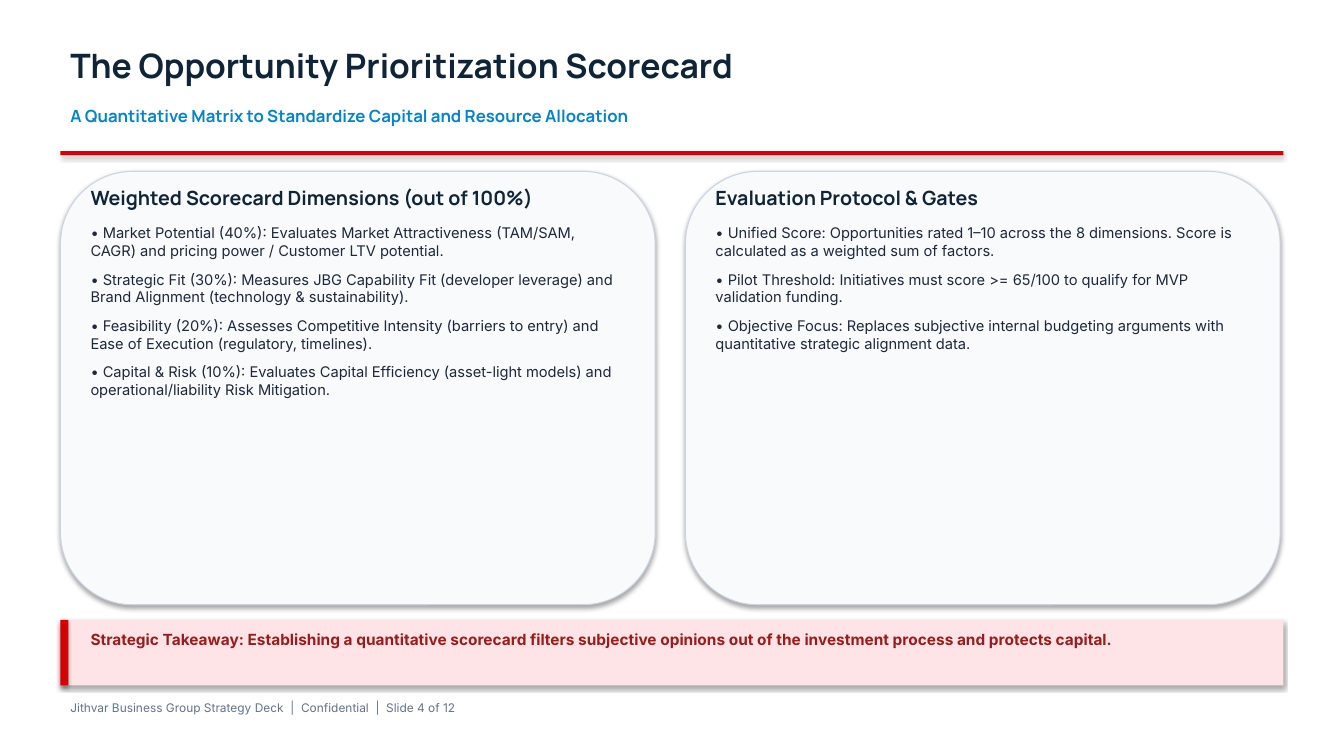
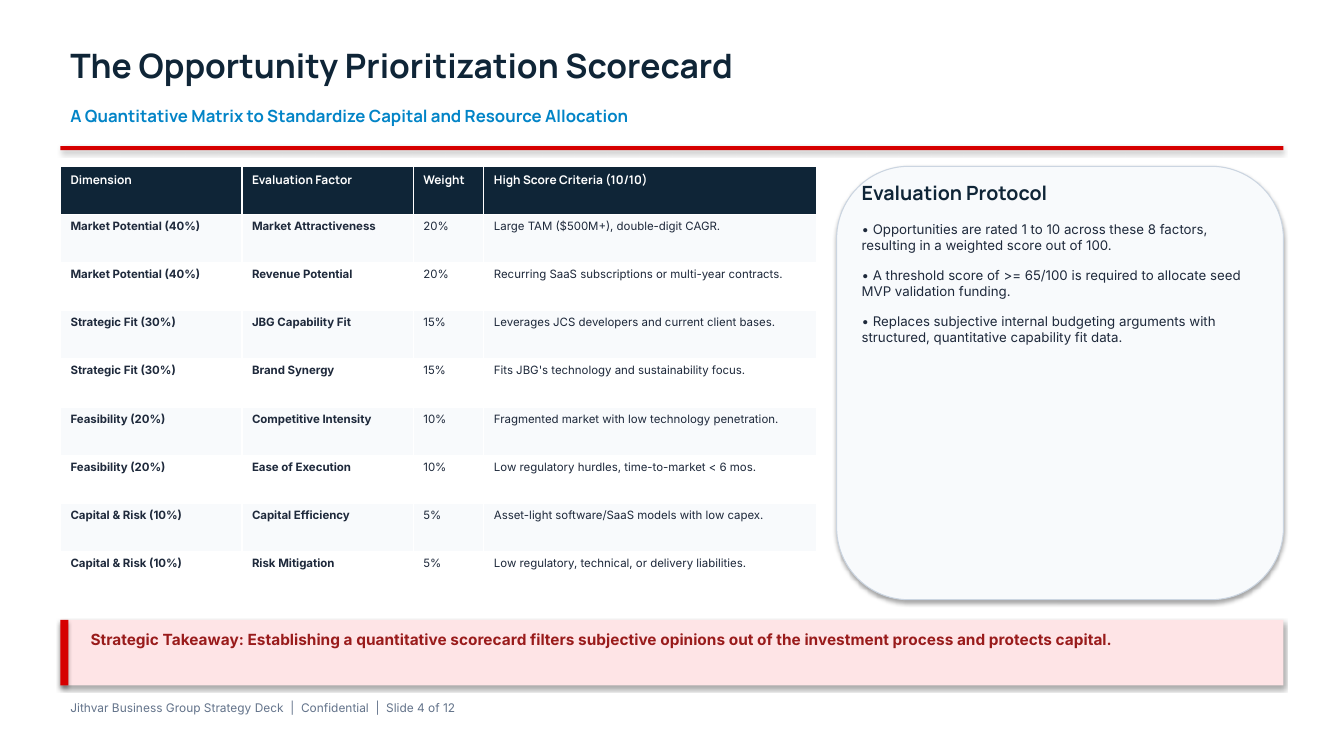
Before and after one commit to parikhniket655/JGB, a slide deck: slide 4 of documents/1_pitch_deck.pptx. Drawn at 1344x756 pixels with LibreOffice and Linux fonts; fonts in the diff are those of the drawing. Boxes give left, top, right and bottom in pixels: in the first picture for what was removed or moved away, otherwise in the second. Text is boxed around its words. In the diff, an @@ line names an element or a change of style, - is before the commit and + after.

Commit message:
Implement customized visual slide layouts (split tables, process maps, three-column grids, and comparison cards) for the PowerPoint and PDF presentations

```diff
--- a/documents/1_pitch_deck.pptx
+++ b/documents/1_pitch_deck.pptx
@@ rectangle: place and size @@
-rectangle at box(60, 151, 1284, 155)
+rectangle at box(60, 146, 1284, 150)
@@ rounded rectangle removed at box(60, 171, 655, 605) @@
@@ table added at box(60, 166, 817, 600), 9 rows, 4 columns @@
+Dimension | Evaluation Factor | Weight | High Score Criteria (10/10)
+Market Potential (40%) | Market Attractiveness | 20% | Large TAM ($500M+), double-digit CAGR.
+Market Potential (40%) | Revenue Potential | 20% | Recurring SaaS subscriptions or multi-year contracts.
+Strategic Fit (30%) | JBG Capability Fit | 15% | Leverages JCS developers and current client bases.
+Strategic Fit (30%) | Brand Synergy | 15% | Fits JBG's technology and sustainability focus.
+Feasibility (20%) | Competitive Intensity | 10% | Fragmented market with low technology penetration.
+Feasibility (20%) | Ease of Execution | 10% | Low regulatory hurdles, time-to-market < 6 mos.
+Capital & Risk (10%) | Capital Efficiency | 5% | Asset-light software/SaaS models with low capex.
+Capital & Risk (10%) | Risk Mitigation | 5% | Low regulatory, technical, or delivery liabilities.
@@ rounded rectangle: place and size @@
-rounded rectangle at box(686, 171, 1280, 605)
+rounded rectangle at box(837, 166, 1284, 600)
@@ text removed at box(91, 188, 613, 398) @@
-Weighted Scorecard Dimensions (out of 100%)
-• Market Potential (40%): Evaluates Market Attractiveness (TAM/SAM, CAGR) and pricing power / Customer LTV potential.
-• Strategic Fit (30%): Measures JBG Capability Fit (developer leverage) and Brand Alignment (technology & sustainability).
-• Feasibility (20%): Assesses Competitive Intensity (barriers to entry) and Ease of Execution (regulatory, timelines).
-• Capital & Risk (10%): Evaluates Capital Efficiency (asset-light models) and operational/liability Risk Mitigation.
@@ text at box(862, 224, 1241, 345): text changed; size 10.5 to 9.5 pt @@
-Evaluation Protocol & Gates
-• Unified Score: Opportunities rated 1–10 across the 8 dimensions. Score is calculated as a weighted sum of factors.
-• Pilot Threshold: Initiatives must score >= 65/100 to qualify for MVP validation funding.
-• Objective Focus: Replaces subjective internal budgeting arguments with quantitative strategic alignment data.
+Evaluation Protocol
+• Opportunities are rated 1 to 10 across these 8 factors, resulting in a weighted score out of 100.
+• A threshold score of >= 65/100 is required to allocate seed MVP validation funding.
+• Replaces subjective internal budgeting arguments with structured, quantitative capability fit data.
```
Also in this commit, not shown: 11 other slides changed, 1 other file.
